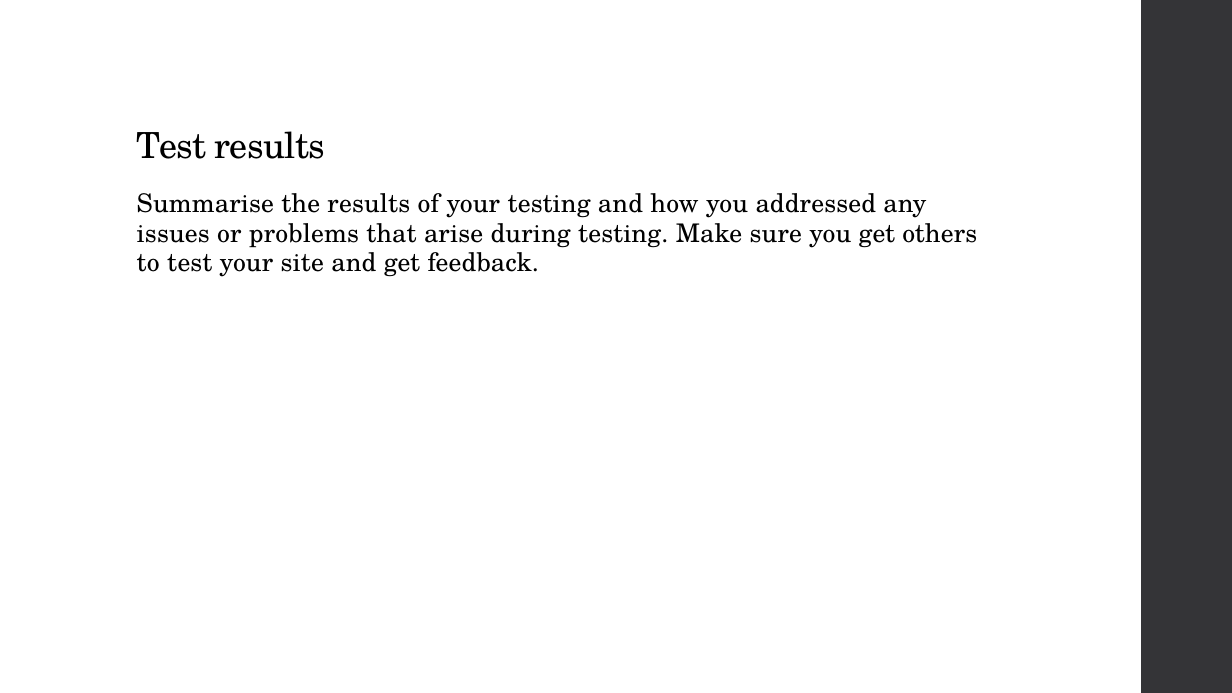
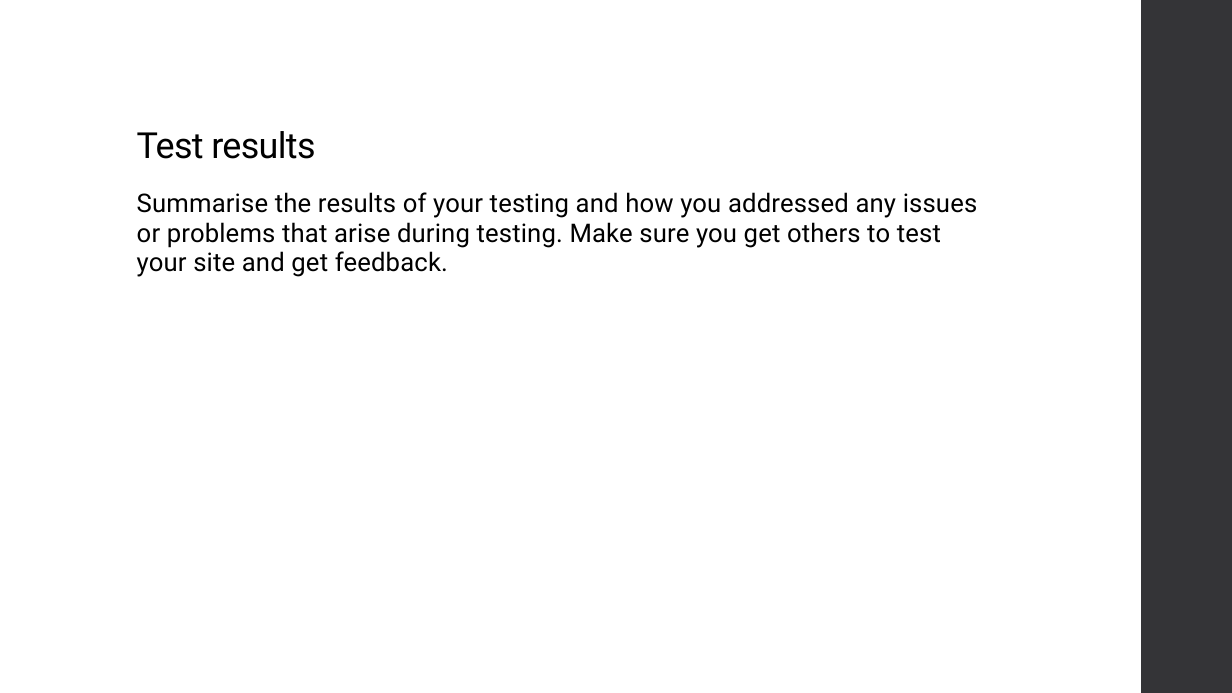
Before and after one commit to niuqaoJ-life/jollibee-fanpage, a slide deck: slide 21 of AS91903_91906_Evidence_Joaquin_Badenas.pptx. Drawn at 1232x693 pixels with LibreOffice and Linux fonts; fonts in the diff are those of the drawing. Boxes give left, top, right and bottom in pixels: in the first picture for what was removed or moved away, otherwise in the second. Text is boxed around its words. In the diff, an @@ line names an element or a change of style, - is before the commit and + after.

```diff
--- a/AS91903_91906_Evidence_Joaquin_Badenas.pptx
+++ b/AS91903_91906_Evidence_Joaquin_Badenas.pptx
@@ title "Test results" at (137, 131, 315, 159): font TeX Gyre Schola to Roboto @@
@@ text "Summarise the results of your ..." at (137, 192, 977, 277): font TeX Gyre Schola to Roboto @@
```
Also in this commit, not shown: 25 other slides changed.
